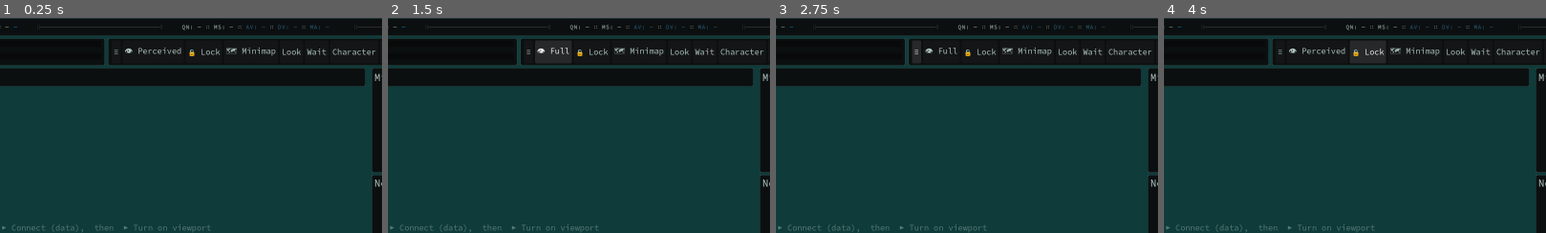
Above: before the commit, frames 1-4 (left to right).
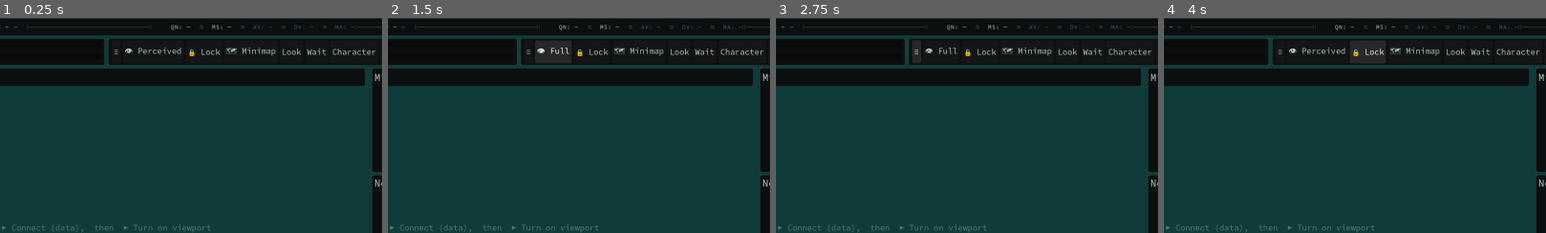
Above: after the commit, the same moments.

Repository: DazzlingDukeOfLazers/raves-of-qud
Game: Godot game, scene res://MainFrame.tscn
Same seed, same stepped clock (60 frames per second), same inputs: the game is played once before the commit and once after it. This scene is started directly instead of the project's main scene.
Inputs:
- Up to frame 1 (0.25 s): no input
- Up to frame 2 (1.5 s): click "≡" at 0.5 s; click "👁 Perceived" at 1.25 s
- Up to frame 3 (2.75 s): click "≡" at 2 s
- Up to frame 4 (4 s): click "👁 Full" at 2.75 s; click "🔒 Lock" at 3.5 s
The pictures show only the part of the screen within x 31-81%, y 0-50%; the shares and areas given below are measured in that part.

The runs differ from the first frame. In frame 1, 0.4% of the frame differs, in the area x 7-93%, y 3-6%; in frame 2, 0.4%; in frame 3, 0.4%; in frame 4, 0.4%.

Commit message:
Top bar: lay stats on Qud's uniform 86px grid
Qud centres each stat (QN/MS/AV/DV/MA) on a uniform ~86px grid regardless
of value width; Raves used natural HBox flow, so the narrow right-side
stats (AV/DV/MA) bunched left — MA sat ~21px left of Qud.

Each stat label is now a fixed-STAT_PITCH-wide cell with centred text; the
:: sits at the cell boundary (the gap), where Qud draws it. Bumped the
group centre 0.65 -> 0.66 so the (now wider, correct) group lands on Qud's.

Measured vs Qud: QN-left 1059 vs 1058, MA-right 1457 (exact), width 398 vs
399 — per-stat centres within ~1px.

Co-Authored-By: Claude Opus 4.8 <noreply@anthropic.com>

Diff:
--- a/godot/MainFrame.gd
+++ b/godot/MainFrame.gd
@@ -72,9 +72,10 @@
 var _sep2: Control
 var _sep3: Control
 const TOPBAR_T_CENTER := 0.30    # Qud: T-group centred at 30% of the bar
-const TOPBAR_STATS_CENTER := 0.65  # Qud: stats centred at ~65%
+const TOPBAR_STATS_CENTER := 0.66  # Qud: stats centred at ~66% (fixed-pitch group centre lands on Qud's)
 const TOPBAR_SEP := 10           # within-group spacing (Qud's :: gaps are looser than our default 6)
 const TOPBAR_TRACKING := 1       # extra glyph spacing — Qud's top bar tracks looser than Source Code Pro
+const STAT_PITCH := 86           # Qud centres each stat on a uniform ~86px grid (not natural text width)
 var _l_hp: Label
 var _bar_hp: ProgressBar
 var _l_exp: Label
@@ -331,6 +332,21 @@
 			dot.mouse_filter = Control.MOUSE_FILTER_IGNORE
 			d.add_child(dot)
 	return d
+
+## One stat on Qud's uniform grid: the label IS the fixed-pitch cell (centred text, natural height so the
+## group sizes right), with the :: separator straddling the label's left edge (the gap to the previous
+## stat), where Qud draws it. first ⇒ no ::.
+func _stat_cell(lbl: Label, first: bool) -> Label:
+	lbl.custom_minimum_size.x = STAT_PITCH
+	lbl.horizontal_alignment = HORIZONTAL_ALIGNMENT_CENTER
+	lbl.mouse_filter = Control.MOUSE_FILTER_IGNORE
+	if not first:
+		var d := _dots()
+		d.anchor_top = 0.5;  d.anchor_bottom = 0.5   # vertically centre the :: in the label …
+		d.offset_top = -3.0; d.offset_bottom = 3.0
+		d.offset_left = -3.0; d.offset_right = 3.0    # … straddling x = 0 (the label's left edge / gap)
+		lbl.add_child(d)
+	return lbl
 
 # An expanding horizontal rule that FILLS the gap between groups, so the bar spreads its groups edge to
 # edge like Qud (name far-left, zone far-right). Qud caps each rule with a DOUBLE vertical bar (║) where
@@ -464,16 +480,16 @@
 	bar.add_child(_grp_t)
 
 	# ── stats (centre 65%): QN :: MS :: AV :: DV :: MA ──
+	# Qud lays these on a uniform ~86px grid (each stat CENTRED in its cell), so narrow stats (AV/DV/MA)
+	# don't bunch up like natural HBox flow. Each stat is a fixed-width centred cell; the :: sits at the
+	# cell boundary (the gap), where Qud draws it. Separation 0 → pitch == cell width.
 	_grp_stats = _grp()
-	_l_qn = _text("QN: —"); _grp_stats.add_child(_l_qn)
-	_grp_stats.add_child(_dots())
-	_l_ms = _text("MS: —"); _grp_stats.add_child(_l_ms)
-	_grp_stats.add_child(_dots())
-	_l_av = _text("AV: —", COL_STAT_TEAL); _grp_stats.add_child(_l_av)   # teal, as in Qud
-	_grp_stats.add_child(_dots())
-	_l_dv = _text("DV: —", COL_STAT_TEAL); _grp_stats.add_child(_l_dv)
-	_grp_stats.add_child(_dots())
-	_l_ma = _text("MA: —", COL_STAT_TEAL); _grp_stats.add_child(_l_ma)
+	_grp_stats.add_theme_constant_override("separation", 0)
+	_l_qn = _text("QN: —"); _grp_stats.add_child(_stat_cell(_l_qn, true))
+	_l_ms = _text("MS: —"); _grp_stats.add_child(_stat_cell(_l_ms, false))
+	_l_av = _text("AV: —", COL_STAT_TEAL); _grp_stats.add_child(_stat_cell(_l_av, false))   # teal, as in Qud
+	_l_dv = _text("DV: —", COL_STAT_TEAL); _grp_stats.add_child(_stat_cell(_l_dv, false))
+	_l_ma = _text("MA: —", COL_STAT_TEAL); _grp_stats.add_child(_stat_cell(_l_ma, false))
 	bar.add_child(_grp_stats)
 
 	# ── right cluster: sky disc :: zone (right edge) ──
